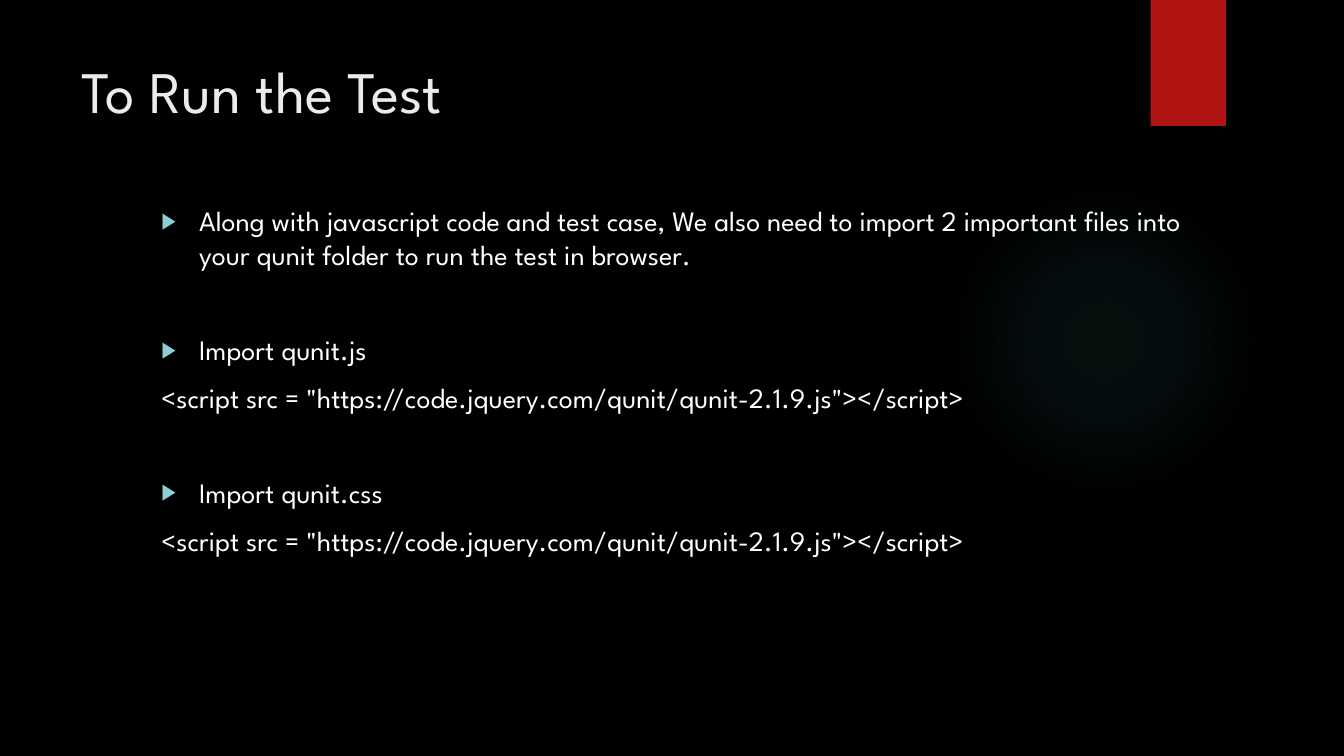
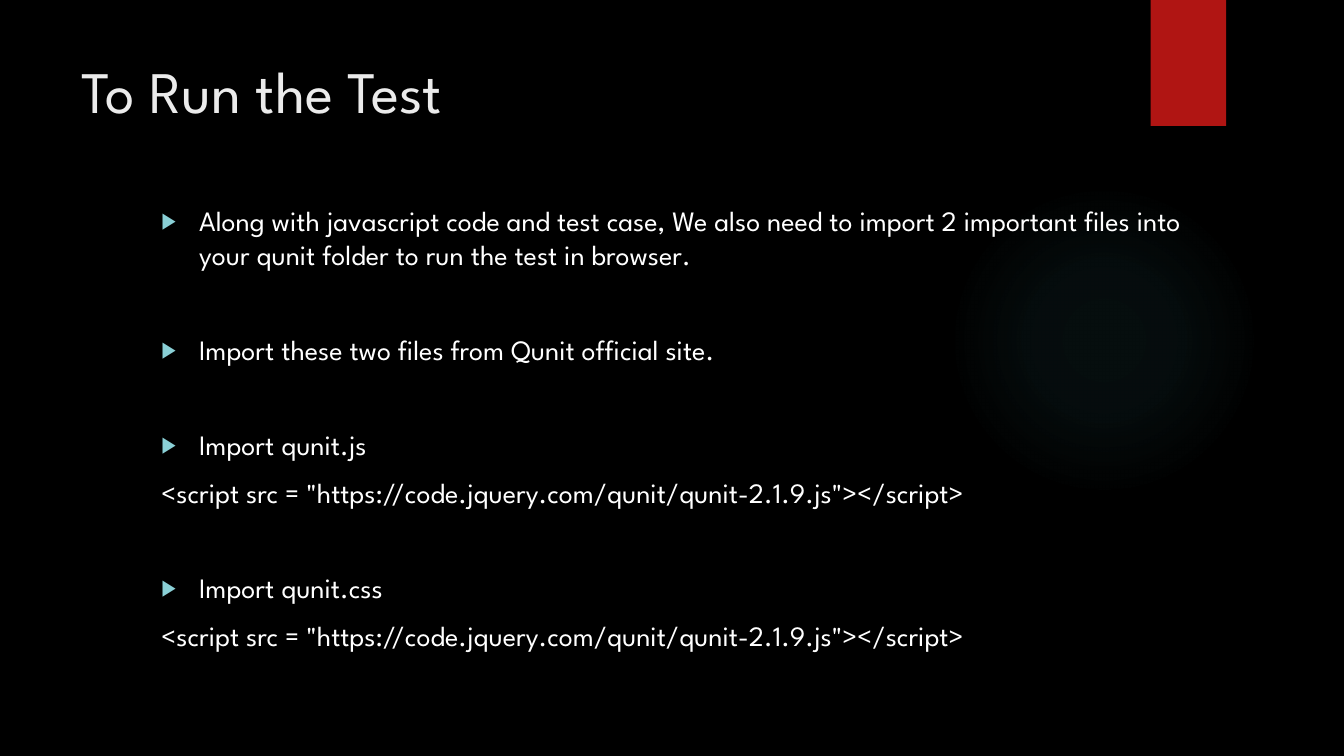
Before and after one commit to prashanthr036/qUnit-WS, a slide deck: slide 17 of docs/TestingQunit.pptx. Drawn at 1344x756 pixels with LibreOffice and Linux fonts; fonts in the diff are those of the drawing; background and template pictures are left out. Boxes give left, top, right and bottom in pixels: in the first picture for what was removed or moved away, otherwise in the second. Text is boxed around its words. In the diff, an @@ line names an element or a change of style, - is before the commit and + after.

```diff
--- a/docs/TestingQunit.pptx
+++ b/docs/TestingQunit.pptx
@@ text at (199,340,715,366): paragraph added @@
+▶ Import these two files from Qunit official site.
```
Also in this commit, not shown: 4 other slides changed.
